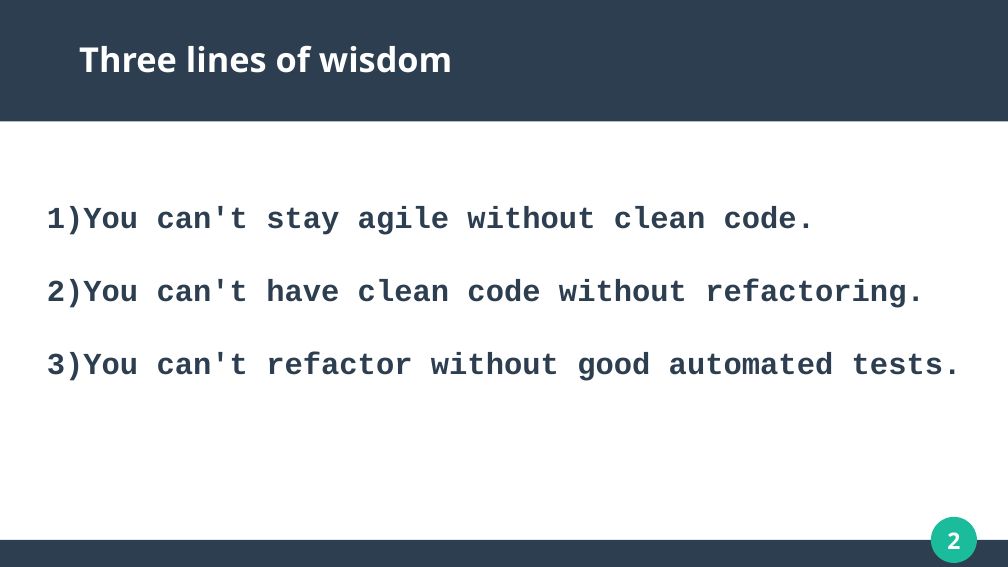
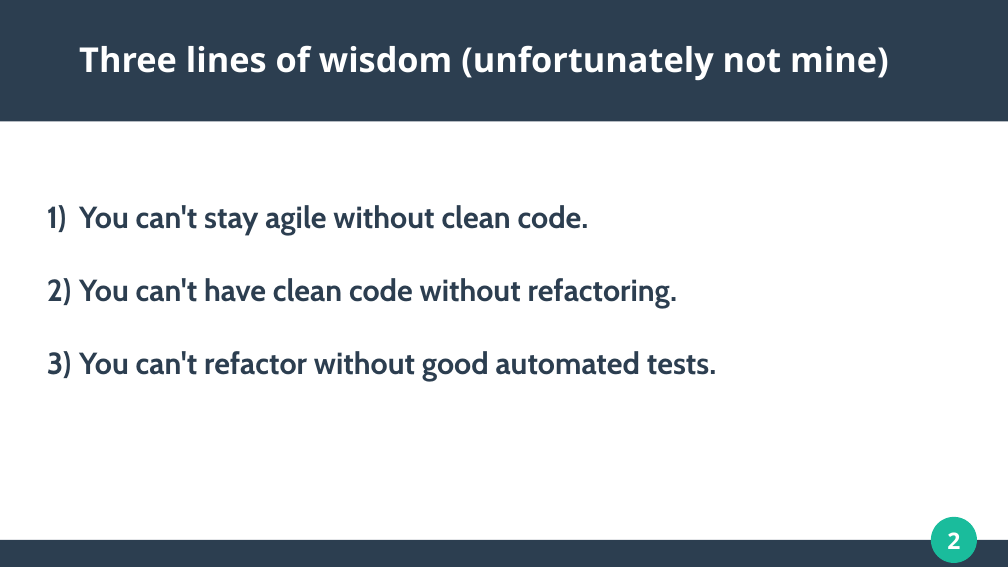
Before and after one commit to groskopf/gtest_training, a slide deck: slide 2 of presentation/presentation.odp. Drawn at 1008x567 pixels with LibreOffice and Linux fonts; fonts in the diff are those of the drawing. Boxes give left, top, right and bottom in pixels: in the first picture for what was removed or moved away, otherwise in the second. Text is boxed around its words. In the diff, an @@ line names an element or a change of style, - is before the commit and + after.

```diff
--- a/presentation/presentation.odp
+++ b/presentation/presentation.odp
@@ title at [79,45,889,81]: text changed @@
-● Three lines of wisdom
+● Three lines of wisdom (unfortunately not mine)
@@ text "You can't stay agile without ..." at [79,205,717,381]: font Courier New to Cabin @@
```
Also in this commit, not shown: 37 other slides changed, 32 slides added, 7 slides removed.
